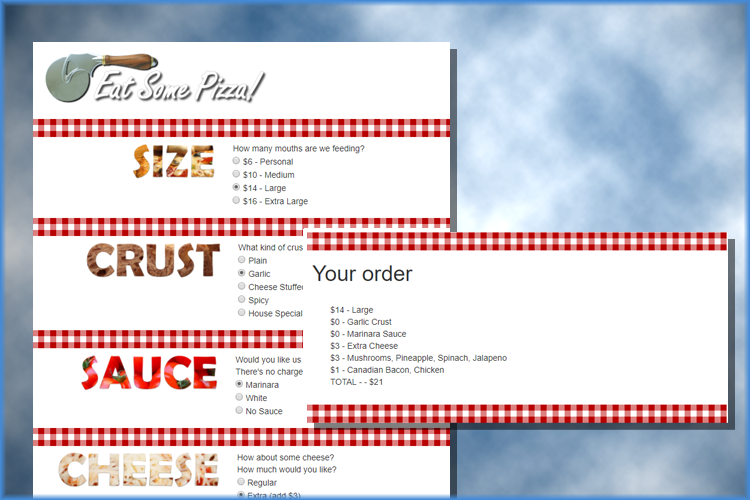
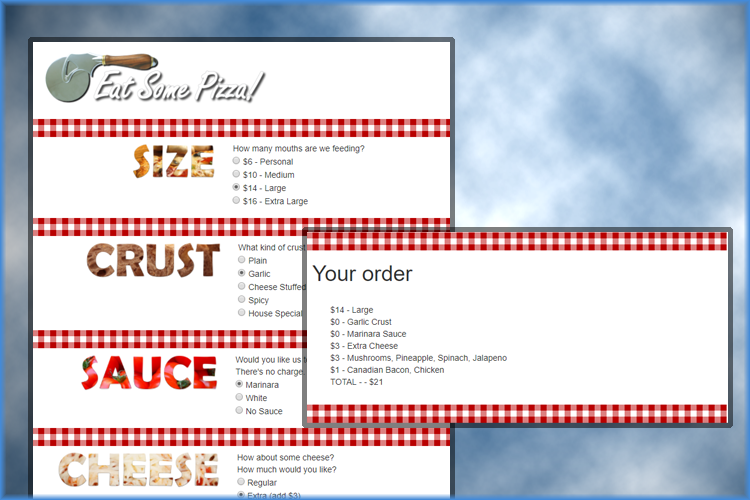
Two versions of the same layered image (750×500). Layer-by-layer changes:
moved "Layer 6" above "Layer 4", painted on it over [left=302, top=49, right=733, bottom=499]
moved "Layer 4" above "Layer 5" over [left=302, top=227, right=450, bottom=430]
painted on "Layer 5" over [left=28, top=37, right=735, bottom=499]
